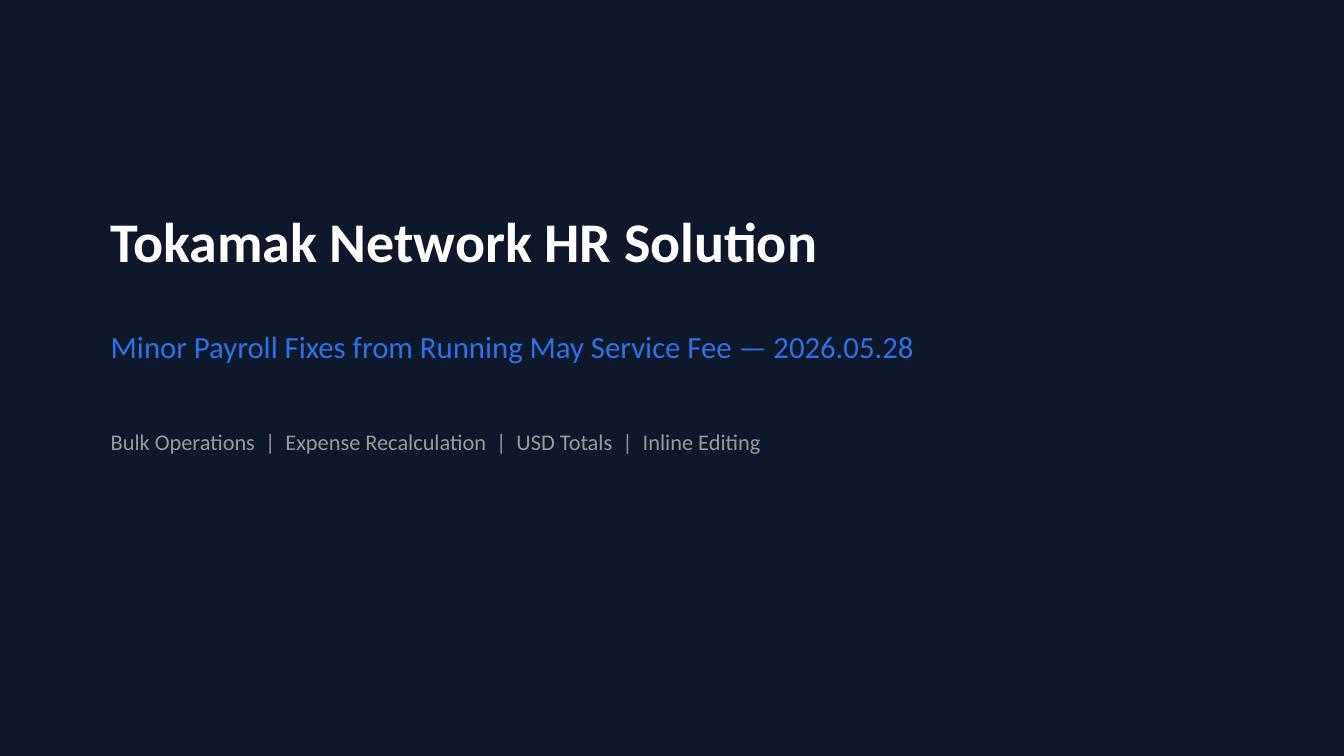
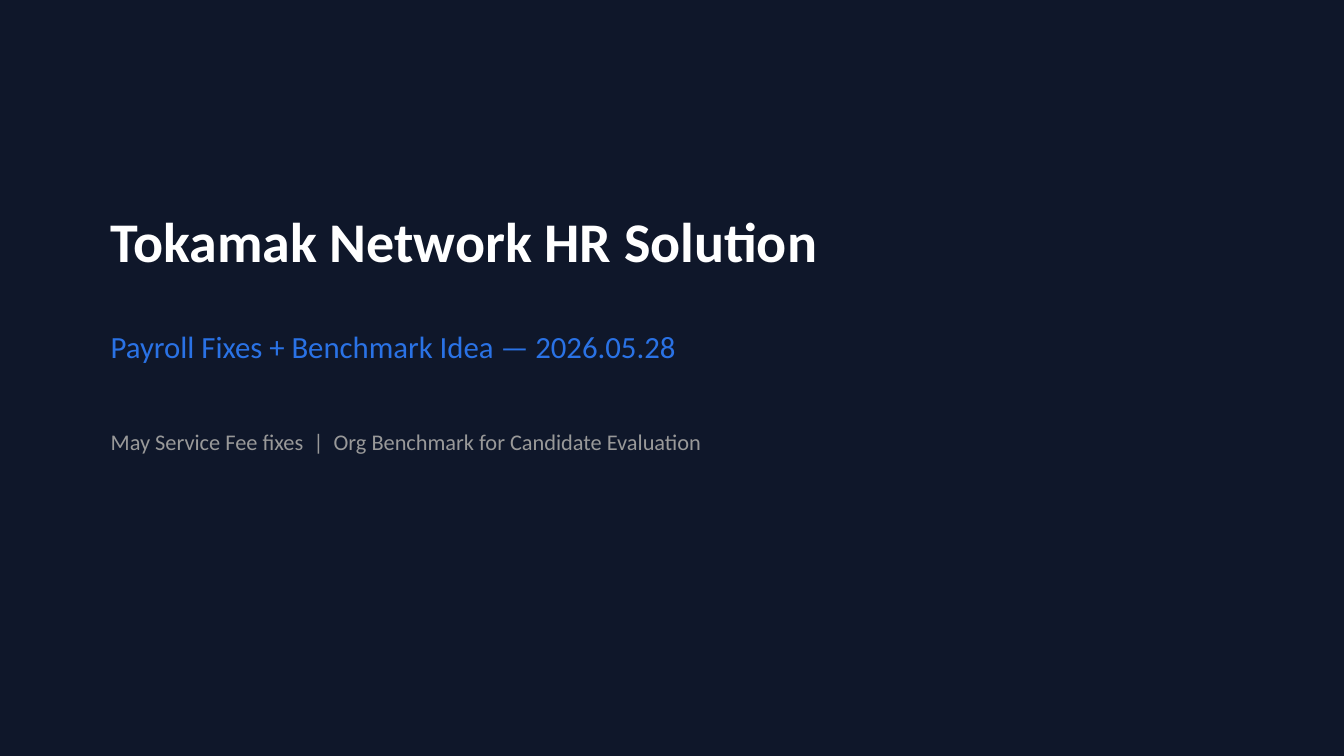
Before and after one commit to tokamak-network/hr-automation-process, a slide deck: slide 1 of docs/10. update-2026-05-28.pptx. Drawn at 1344x756 pixels with LibreOffice and Linux fonts; fonts in the diff are those of the drawing. Boxes give left, top, right and bottom in pixels: in the first picture for what was removed or moved away, otherwise in the second. Text is boxed around its words. In the diff, an @@ line names an element or a change of style, - is before the commit and + after.

```diff
--- a/docs/10. update-2026-05-28.pptx
+++ b/docs/10. update-2026-05-28.pptx
@@ text at bbox=[111, 336, 675, 363]: text changed @@
-Minor Payroll Fixes from Running May Service Fee — 2026.05.28
+Payroll Fixes + Benchmark Idea — 2026.05.28
@@ text at bbox=[111, 434, 701, 454]: text changed @@
-Bulk Operations | Expense Recalculation | USD Totals | Inline Editing
+May Service Fee fixes | Org Benchmark for Candidate Evaluation
```
Also in this commit, not shown: 5 other slides changed, 2 slides added, 2 slides removed, 1 other file.
